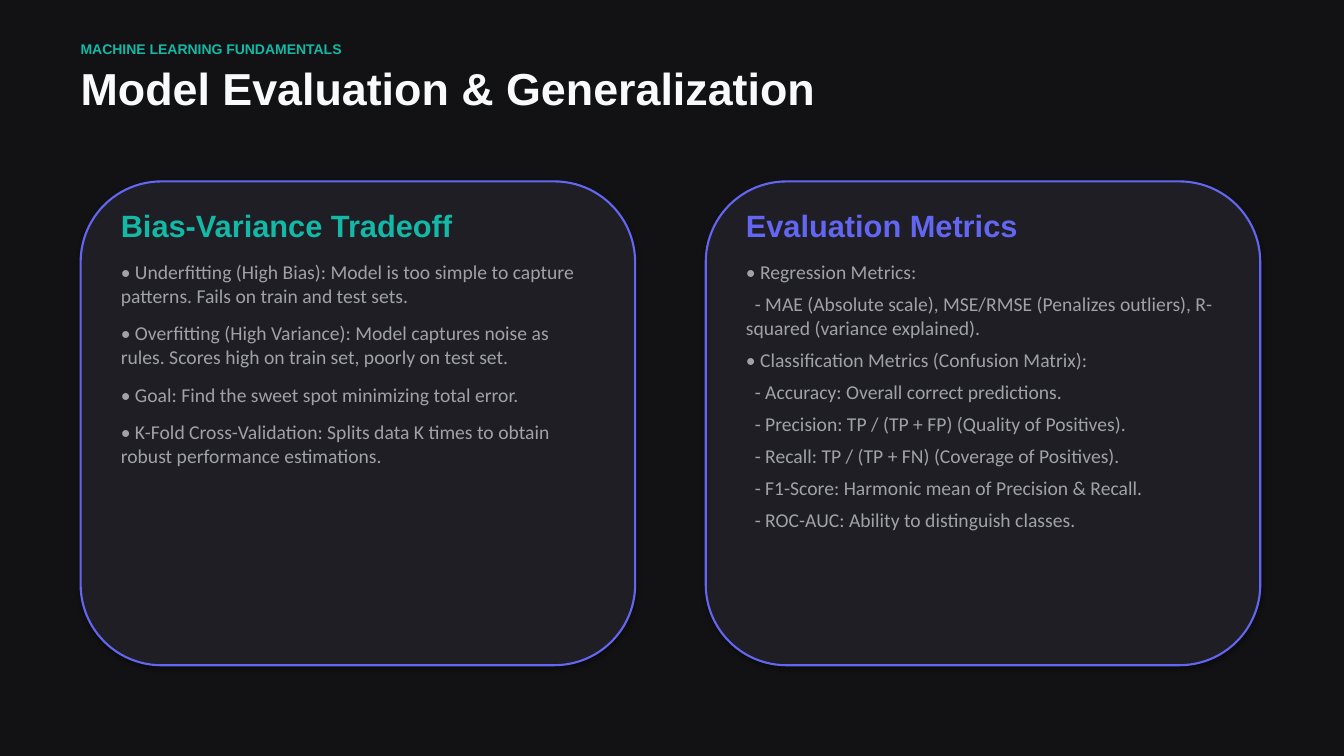
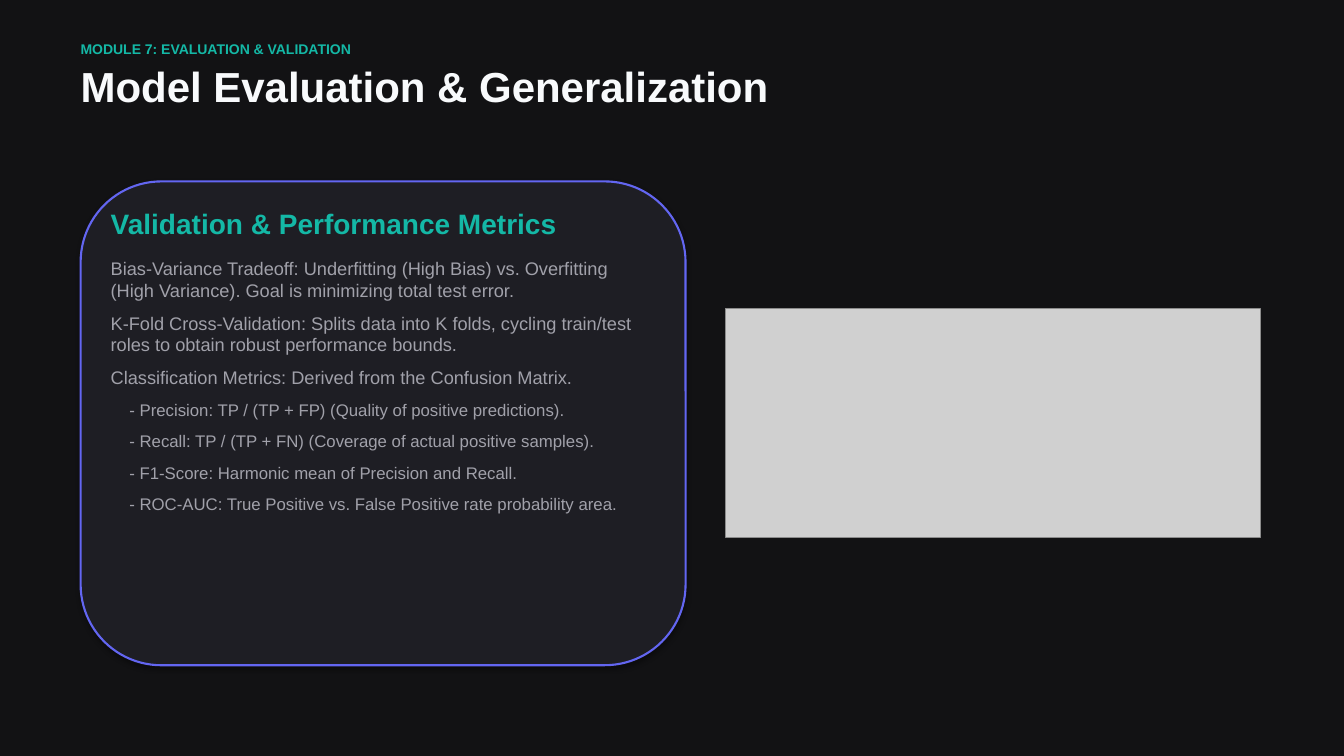
Before and after one commit to vdonthireddy/ai-course, a slide deck: slide 10 of machine_learning_fundamentals.pptx (slide 9 before the commit). Drawn at 1344x756 pixels with LibreOffice and Linux fonts; fonts in the diff are those of the drawing; grey boxes stand for pictures. Boxes give left, top, right and bottom in pixels: in the first picture for what was removed or moved away, otherwise in the second. Text is boxed around its words. In the diff, an @@ line names an element or a change of style, - is before the commit and + after.

Commit message:
feat: expand ML presentation to 21 slides covering all modules, scratch code, LLM chapters, and mathematical glossary with auto-scaled plots

```diff
--- a/machine_learning_fundamentals.pptx
+++ b/machine_learning_fundamentals.pptx
@@ text at (x1=81, y1=44, x2=351, y2=54): text changed @@
-MACHINE LEARNING FUNDAMENTALS
+MODULE 7: EVALUATION & VALIDATION
@@ text "Model Evaluation & Generalization" at (x1=81, y1=71, x2=768, y2=103): size 32 to 30 pt @@
@@ rounded rectangle resized from (x1=81, y1=181, x2=635, y2=665) to (x1=81, y1=181, x2=686, y2=665) @@
@@ rounded rectangle removed at (x1=706, y1=181, x2=1260, y2=665) @@
@@ text at (x1=111, y1=213, x2=632, y2=514): text changed; size 14 to 13 pt; font Calibri to Arial @@
-Bias-Variance Tradeoff
-• Underfitting (High Bias): Model is too simple to capture patterns. Fails on train and test sets.
-• Overfitting (High Variance): Model captures noise as rules. Scores high on train set, poorly on test set.
-• Goal: Find the sweet spot minimizing total error.
-• K-Fold Cross-Validation: Splits data K times to obtain robust performance estimations.
+Validation & Performance Metrics
+Bias-Variance Tradeoff: Underfitting (High Bias) vs. Overfitting (High Variance). Goal is minimizing total test error.
+K-Fold Cross-Validation: Splits data into K folds, cycling train/test roles to obtain robust performance bounds.
+Classification Metrics: Derived from the Confusion Matrix.
+- Precision: TP / (TP + FP) (Quality of positive predictions).
+- Recall: TP / (TP + FN) (Coverage of actual positive samples).
+- F1-Score: Harmonic mean of Precision and Recall.
+- ROC-AUC: True Positive vs. False Positive rate probability area.
@@ text removed at (x1=746, y1=214, x2=1212, y2=531) @@
-Evaluation Metrics
-• Regression Metrics:
-- MAE (Absolute scale), MSE/RMSE (Penalizes outliers), R-squared (variance explained).
-• Classification Metrics (Confusion Matrix):
-- Accuracy: Overall correct predictions.
-- Precision: TP / (TP + FP) (Quality of Positives).
-- Recall: TP / (TP + FN) (Coverage of Positives).
-- F1-Score: Harmonic mean of Precision & Recall.
-- ROC-AUC: Ability to distinguish classes.
@@ picture added at (x1=726, y1=309, x2=1260, y2=537) @@
```
Also in this commit, not shown: 5 other slides changed, 15 slides added, 4 slides removed, 1 other file.
